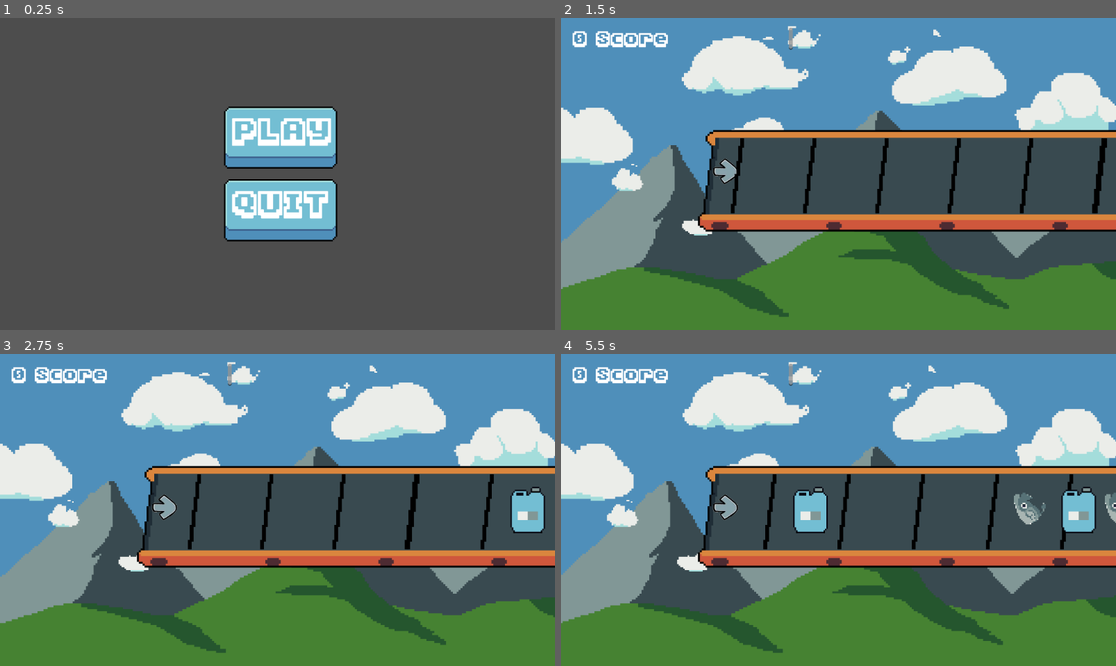
Above: before the commit, frames 1-4 (two rows, left to right).
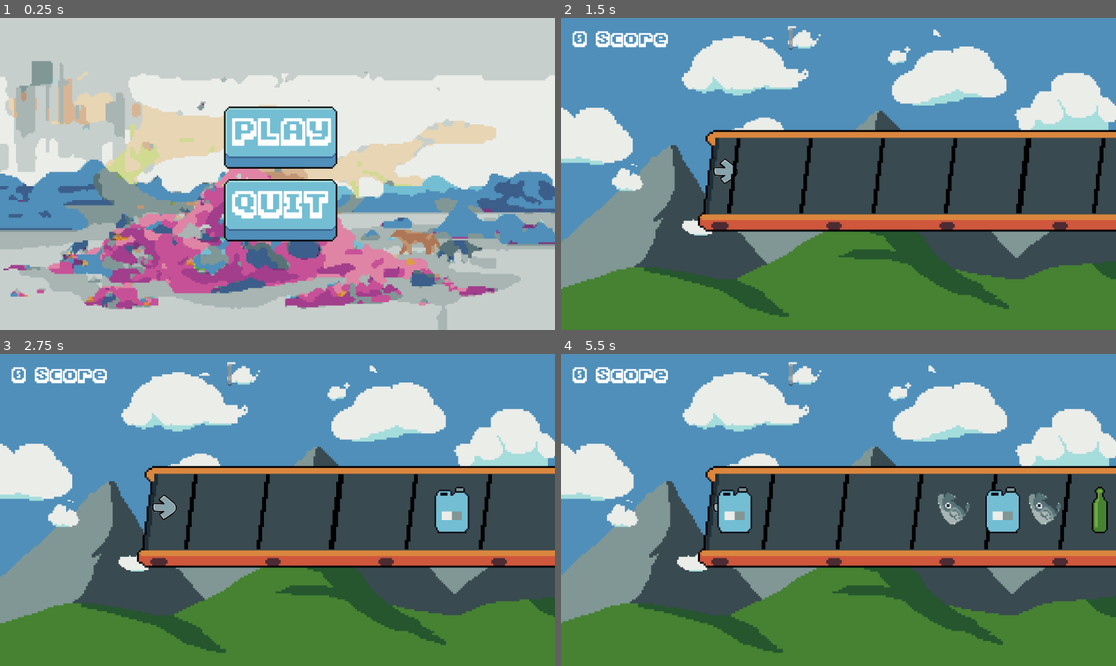
Above: after the commit, the same moments.

Repository: piperinnshall/wlgg-world-day
Game: Godot game, scene res://src/nodes/main_menu.tscn
Two runs of this game, one before a commit and one after it. Both use one fixed random seed, a clock stepped at 60 frames per second and the inputs below. This scene is started directly instead of the project's main scene.
Inputs (mouse positions are in pixels of both pictures, inside the frame that each line leads up to):
- Up to frame 1 (0.25 s): no input
- Up to frame 2 (1.5 s): click "PLAY" at 0.5 s; click (838, 114) at 1.25 s, where only the run before the commit has a clickable "Level 1"
- Up to frame 3 (2.75 s): no input
- Up to frame 4 (5.5 s): no input

The runs differ from the first frame. In frame 1, 92% of the frame differs, in the area x 0-100%, y 0-100%; in frame 2, 1.6%; in frame 3, 2.8%; in frame 4, 5.2%.

Commit message:
feat: new art, new menus new shake

Diff:
--- a/src/main_menu.gd
+++ b/src/main_menu.gd
@@ -2,7 +2,7 @@
 
 
 func _on_play_button_pressed() -> void:
-	get_tree().change_scene_to_file("res://src/nodes/LevelMenu.tscn")
+	get_tree().change_scene_to_file("res://src/stages/stage_one.tscn")
 
 
 
--- /dev/null
+++ b/src/nodes/end_menu.tscn
@@ -0,0 +1,105 @@
+[gd_scene load_steps=11 format=3 uid="uid://do4wdrghuo66q"]
+
+[ext_resource type="Script" uid="uid://byc4fupt3uisc" path="res://src/scripts/end_menu.gd" id="1_e6kkl"]
+[ext_resource type="Texture2D" uid="uid://34i6y1x62hli" path="res://assets/Clean.png" id="1_hofor"]
+[ext_resource type="Script" uid="uid://c0srd845qul7i" path="res://src/scripts/margin_container_size.gd" id="2_e6kkl"]
+[ext_resource type="Theme" uid="uid://c8rdncoxscxbx" path="res://assets/buttontheme.tres" id="3_s2exp"]
+[ext_resource type="FontFile" uid="uid://hq1cuctk4xfx" path="res://assets/font/NewHiScore.ttf" id="4_8fcpd"]
+[ext_resource type="Script" uid="uid://ojgoeea0cmr1" path="res://src/scripts/button_press_text_change.gd" id="5_ibb8y"]
+[ext_resource type="Script" uid="uid://b2dxfhk5a6o5h" path="res://src/scripts/button_quit_text.gd" id="6_32yd1"]
+
+[sub_resource type="StyleBoxEmpty" id="StyleBoxEmpty_67ci8"]
+
+[sub_resource type="StyleBoxEmpty" id="StyleBoxEmpty_suh6a"]
+
+[sub_resource type="StyleBoxEmpty" id="StyleBoxEmpty_pju0o"]
+
+[node name="EndMenu" type="Control"]
+layout_mode = 3
+anchors_preset = 15
+anchor_right = 1.0
+anchor_bottom = 1.0
+grow_horizontal = 2
+grow_vertical = 2
+script = ExtResource("1_e6kkl")
+
+[node name="Sprite2D" type="Sprite2D" parent="."]
+position = Vector2(577.111, 323.25)
+scale = Vector2(0.730555, 0.730556)
+texture = ExtResource("1_hofor")
+
+[node name="MarginContainer" type="MarginContainer" parent="."]
+layout_mode = 1
+anchors_preset = 8
+anchor_left = 0.5
+anchor_top = 0.5
+anchor_right = 0.5
+anchor_bottom = 0.5
+offset_left = -19.5
+offset_top = -25.0
+offset_right = 19.5
+offset_bottom = 25.0
+grow_horizontal = 2
+grow_vertical = 2
+scale = Vector2(5.595, 5.595)
+pivot_offset = Vector2(19.5479, 25.0151)
+script = ExtResource("2_e6kkl")
+
+[node name="VBoxContainer" type="VBoxContainer" parent="MarginContainer"]
+layout_mode = 2
+size_flags_horizontal = 4
+
+[node name="MenuButton" type="Button" parent="MarginContainer/VBoxContainer"]
+layout_mode = 2
+theme = ExtResource("3_s2exp")
+theme_override_styles/focus = SubResource("StyleBoxEmpty_67ci8")
+text = " "
+
+[node name="RichTextLabel" type="RichTextLabel" parent="MarginContainer/VBoxContainer/MenuButton"]
+layout_mode = 0
+offset_left = 1.57687
+offset_top = -0.3674
+offset_right = 41.5769
+offset_bottom = 18.6326
+mouse_filter = 2
+mouse_force_pass_scroll_events = false
+theme_override_fonts/normal_font = ExtResource("4_8fcpd")
+theme_override_font_sizes/normal_font_size = 17
+theme_override_styles/focus = SubResource("StyleBoxEmpty_suh6a")
+text = "MENU"
+fit_content = true
+horizontal_alignment = 1
+vertical_alignment = 1
+script = ExtResource("5_ibb8y")
+
+[node name="Quit" type="Button" parent="MarginContainer/VBoxContainer"]
+layout_mode = 2
+theme = ExtResource("3_s2exp")
+theme_override_styles/focus = SubResource("StyleBoxEmpty_suh6a")
+text = "          "
+
+[node name="RichTextLabel" type="RichTextLabel" parent="MarginContainer/VBoxContainer/Quit"]
+layout_mode = 0
+offset_left = 2.47053
+offset_top = -0.200287
+offset_right = 42.4705
+offset_bottom = 18.7997
+mouse_filter = 2
+theme_override_fonts/normal_font = ExtResource("4_8fcpd")
+theme_override_font_sizes/normal_font_size = 17
+theme_override_styles/focus = SubResource("StyleBoxEmpty_pju0o")
+text = "QUIT"
+fit_content = true
+horizontal_alignment = 1
+vertical_alignment = 1
+script = ExtResource("6_32yd1")
+
+[connection signal="button_down" from="MarginContainer/VBoxContainer/MenuButton" to="MarginContainer/VBoxContainer/MenuButton/RichTextLabel" method="_on_menu_button_button_down"]
+[connection signal="button_down" from="MarginContainer/VBoxContainer/MenuButton" to="MarginContainer/VBoxContainer/MenuButton/RichTextLabel" method="_on_play_button_button_down"]
+[connection signal="button_up" from="MarginContainer/VBoxContainer/MenuButton" to="MarginContainer/VBoxContainer/MenuButton/RichTextLabel" method="_on_menu_button_button_up"]
+[connection signal="button_up" from="MarginContainer/VBoxContainer/MenuButton" to="MarginContainer/VBoxContainer/MenuButton/RichTextLabel" method="_on_play_button_button_up"]
+[connection signal="pressed" from="MarginContainer/VBoxContainer/MenuButton" to="." method="_on_menu_button_pressed"]
+[connection signal="pressed" from="MarginContainer/VBoxContainer/MenuButton" to="MarginContainer/VBoxContainer/MenuButton/RichTextLabel" method="_on_play_button_pressed"]
+[connection signal="button_down" from="MarginContainer/VBoxContainer/Quit" to="MarginContainer/VBoxContainer/Quit/RichTextLabel" method="_on_quit_button_down"]
+[connection signal="button_up" from="MarginContainer/VBoxContainer/Quit" to="MarginContainer/VBoxContainer/Quit/RichTextLabel" method="_on_quit_button_up"]
+[connection signal="pressed" from="MarginContainer/VBoxContainer/Quit" to="." method="_on_quit_pressed"]
--- a/src/nodes/main_menu.tscn
+++ b/src/nodes/main_menu.tscn
@@ -1,10 +1,11 @@
-[gd_scene load_steps=10 format=3 uid="uid://d4ilg0nbn3dj"]
+[gd_scene load_steps=11 format=3 uid="uid://d4ilg0nbn3dj"]
 
 [ext_resource type="Script" uid="uid://u3i20ik02q3g" path="res://src/main_menu.gd" id="1_taqfo"]
+[ext_resource type="Texture2D" uid="uid://b0r6we4k8dgqa" path="res://assets/garbageDump.png" id="2_fag5v"]
 [ext_resource type="Script" uid="uid://c0srd845qul7i" path="res://src/scripts/margin_container_size.gd" id="2_hx3uu"]
 [ext_resource type="Theme" uid="uid://c8rdncoxscxbx" path="res://assets/buttontheme.tres" id="2_phhmh"]
 [ext_resource type="FontFile" uid="uid://hq1cuctk4xfx" path="res://assets/font/NewHiScore.ttf" id="4_ce3t7"]
-[ext_resource type="Script" uid="uid://ojgoeea0cmr1" path="res://src/scripts/button_press_text_change.gd" id="5_151an"]
+[ext_resource type="Script" uid="uid://cliemi4hryfq" path="res://src/scripts/rich_text_label_main.gd" id="6_fag5v"]
 [ext_resource type="Script" uid="uid://b2dxfhk5a6o5h" path="res://src/scripts/button_quit_text.gd" id="6_u0oob"]
 
 [sub_resource type="StyleBoxEmpty" id="StyleBoxEmpty_ce3t7"]
@@ -21,6 +22,11 @@
 grow_horizontal = 2
 grow_vertical = 2
 script = ExtResource("1_taqfo")
+
+[node name="Sprite2D" type="Sprite2D" parent="."]
+position = Vector2(577.111, 323.25)
+scale = Vector2(0.730555, 0.730556)
+texture = ExtResource("2_fag5v")
 
 [node name="MarginContainer" type="MarginContainer" parent="."]
 layout_mode = 1
@@ -64,7 +70,7 @@
 fit_content = true
 horizontal_alignment = 1
 vertical_alignment = 1
-script = ExtResource("5_151an")
+script = ExtResource("6_fag5v")
 
 [node name="Quit" type="Button" parent="MarginContainer/VBoxContainer"]
 layout_mode = 2
--- a/src/scripts/button_press_text_change.gd
+++ b/src/scripts/button_press_text_change.gd
@@ -1,12 +1,11 @@
 extends RichTextLabel
+
+
+func _on_menu_button_button_down() -> void:
+	position += Vector2(0,3)
 
 
 
 
-
-func _on_play_button_button_down() -> void:
-	position += Vector2(0,3)
-
-
-func _on_play_button_button_up() -> void:
+func _on_menu_button_button_up() -> void:
 	position += Vector2(0,-3)
--- /dev/null
+++ b/src/scripts/camera_2d_shake.gd
@@ -0,0 +1,16 @@
+extends Camera2D
+@export var max_shake: float = 7.0
+@export var shake_fade: float = 4.0
+
+var _shake_strength: float = 0.0
+
+func trigger_shake() -> void:
+	_shake_strength = max_shake
+
+func _process(delta: float) -> void:
+	if _shake_strength > 0:
+		_shake_strength = lerp(_shake_strength, 0.0, shake_fade*delta )
+		offset = Vector2(
+	randf_range(-_shake_strength, _shake_strength),
+	randf_range(-_shake_strength, _shake_strength)
+)
--- /dev/null
+++ b/src/scripts/end_menu.gd
@@ -0,0 +1,13 @@
+extends Control
+
+
+
+
+
+
+func _on_quit_pressed() -> void:
+	get_tree().quit()
+
+
+func _on_menu_button_pressed() -> void:
+	get_tree().change_scene_to_file("res://src/nodes/main_menu.tscn")
--- a/src/scripts/key_listener.gd
+++ b/src/scripts/key_listener.gd
@@ -31,7 +31,11 @@
 			get_tree().get_root().call_deferred("add_child", st_instance)
 			st_instance.set_text("MISS")
 			st_instance.global_position = global_position - Vector2(100, 200)
+			var camera := get_node("../Camera2D")
+			if camera:
+				camera.trigger_shake()
 			Signals.reset_combo.emit()
+
 
 		# If key is pressed pop from queue
 		if Input.is_action_just_pressed(key_up) or Input.is_action_just_pressed(key_down):
@@ -45,6 +49,13 @@
 				Signals.increment_score.emit(perfect_score)
 				score_text_str = "PERFECT"
 				Signals.increment_combo.emit()
+
+				# Find the Camera2D and trigger shake
+				#var camera := get_node("../Camera2D")
+				#if camera:
+					#camera.trigger_shake()
+
+
 			elif distance_from_passed < great_limit:
 				Signals.increment_score.emit(great_score)
 				score_text_str = "GREAT"
@@ -58,6 +69,9 @@
 				score_text_str = "OKAY"
 				Signals.increment_combo.emit()
 			else:
+				var camera := get_node("../Camera2D")
+				if camera:
+					camera.trigger_shake()
 				score_text_str = "MISS"
 				Signals.reset_combo.emit()
 
--- a/src/scripts/key_moving.gd
+++ b/src/scripts/key_moving.gd
@@ -17,7 +17,7 @@
 func _process(delta: float) -> void:
 	global_position += Vector2(-move_speed,  0)
 	if global_position.x < pass_limit and not $Timer.is_stopped():
-		# print($Timer.wait_time - $Timer.time_left)
+		#print($Timer.wait_time - $Timer.time_left)
 		$Timer.stop()
 		has_passed = true
 
--- /dev/null
+++ b/src/scripts/rich_text_label_main.gd
@@ -0,0 +1,10 @@
+extends RichTextLabel
+
+
+
+func _on_play_button_button_down() -> void:
+	position += Vector2(0,3)
+
+
+func _on_play_button_button_up() -> void:
+	position += Vector2(0,-3)
--- a/src/stages/stage_one.tscn
+++ b/src/stages/stage_one.tscn
@@ -1,9 +1,10 @@
-[gd_scene load_steps=6 format=3 uid="uid://bbs7jf76v05oi"]
+[gd_scene load_steps=7 format=3 uid="uid://bbs7jf76v05oi"]
 
 [ext_resource type="PackedScene" uid="uid://hoctgo107djf" path="res://src/nodes/key_listener.tscn" id="1_r7fs1"]
 [ext_resource type="PackedScene" uid="uid://yopk35fnni34" path="res://src/nodes/background.tscn" id="1_sio3b"]
-[ext_resource type="PackedScene" path="res://src/nodes/level_ui.tscn" id="2_qd81k"]
+[ext_resource type="PackedScene" uid="uid://bs1vrlcj12lv5" path="res://src/nodes/level_ui.tscn" id="2_qd81k"]
 [ext_resource type="Texture2D" uid="uid://dl16rbdm7q2vb" path="res://assets/conv.png" id="3_4dpq8"]
+[ext_resource type="Script" uid="uid://d16xboscwxy8c" path="res://src/scripts/camera_2d_shake.gd" id="3_17kfj"]
 [ext_resource type="PackedScene" uid="uid://c1nbq45n5qaw5" path="res://src/nodes/conveyor.tscn" id="3_pl84b"]
 
 [node name="StageOne" type="Node2D"]
@@ -15,6 +16,7 @@
 position = Vector2(303.46, 28.1814)
 
 [node name="Camera2D" type="Camera2D" parent="."]
+script = ExtResource("3_17kfj")
 
 [node name="Conveyor" parent="." instance=ExtResource("3_pl84b")]
 position = Vector2(122, 36)
Binary file added: assets/Clean.png
Not shown, added: assets/Clean.png.import
Binary file added: assets/finalBagSprites.png
Not shown, added: assets/finalBagSprites.png.import
Binary file added: assets/finalBagSpritest.png
Not shown, added: assets/finalBagSpritest.png.import
Binary file added: assets/garbageDump.png
Not shown, added: assets/garbageDump.png.import
Not shown: 1 places in src/nodes/signals.tscn that only renumber resources
Not shown, added: src/scripts/camera_2d_shake.gd.uid
Not shown, added: src/scripts/end_menu.gd.uid
Not shown, added: src/scripts/rich_text_label_main.gd.uid
